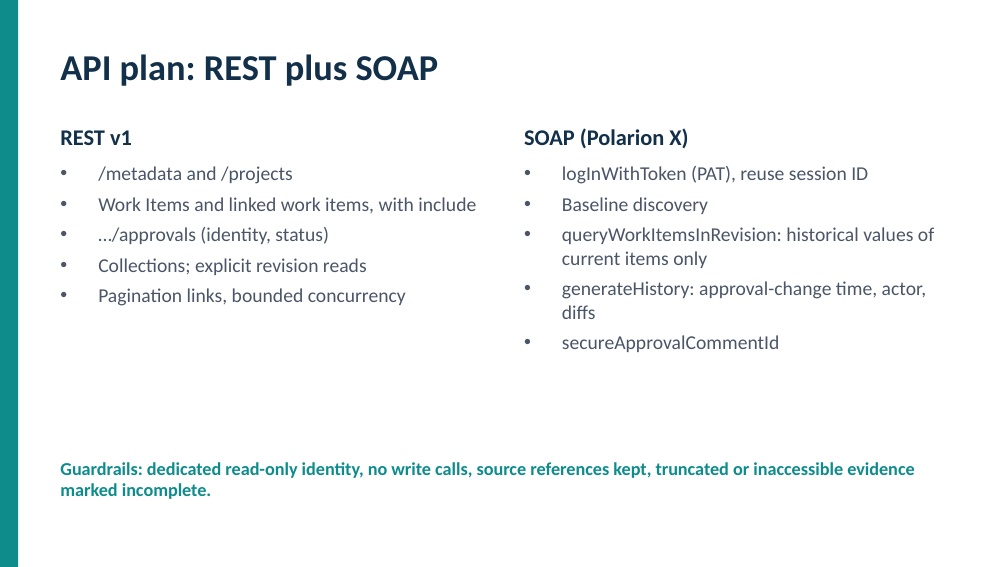
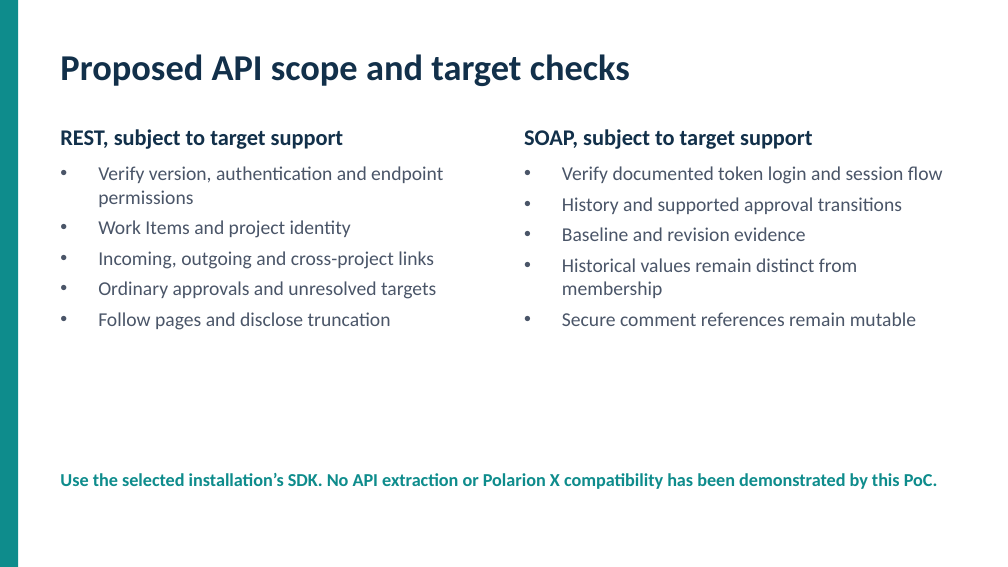
Before and after one commit to SRAC-Project/srac-polarion, a slide deck: slide 6 of presentations/SRAC_Polarion_Integration v3.pptx. Drawn at 1008x567 pixels with LibreOffice and Linux fonts; fonts in the diff are those of the drawing. Boxes give left, top, right and bottom in pixels: in the first picture for what was removed or moved away, otherwise in the second. Text is boxed around its words. In the diff, an @@ line names an element or a change of style, - is before the commit and + after.

Commit message:
Address evidence review with versioned contracts and coherent bundles

```diff
--- a/presentations/SRAC_Polarion_Integration v3.pptx
+++ b/presentations/SRAC_Polarion_Integration v3.pptx
@@ text at (60, 54, 630, 86): text changed @@
-API plan: REST plus SOAP
+Proposed API scope and target checks
@@ text at (60, 129, 344, 149): text changed @@
-REST v1
+REST, subject to target support
@@ text at (524, 129, 813, 149): text changed @@
-SOAP (Polarion X)
+SOAP, subject to target support
@@ text at (98, 166, 443, 330): text changed @@
-• /metadata and /projects
-• Work Items and linked work items, with include
-• …/approvals (identity, status)
-• Collections; explicit revision reads
-• Pagination links, bounded concurrency
+• Verify version, authentication and endpoint permissions
+• Work Items and project identity
+• Incoming, outgoing and cross-project links
+• Ordinary approvals and unresolved targets
+• Follow pages and disclose truncation
@@ text at (562, 166, 943, 326): text changed @@
-• logInWithToken (PAT), reuse session ID
-• Baseline discovery
-• queryWorkItemsInRevision: historical values of current items only
-• generateHistory: approval-change time, actor, diffs
-• secureApprovalCommentId
+• Verify documented token login and session flow
+• History and supported approval transitions
+• Baseline and revision evidence
+• Historical values remain distinct from membership
+• Secure comment references remain mutable
@@ text at (60, 473, 938, 489): text changed @@
-Guardrails: dedicated read-only identity, no write calls, source references kept, truncated or inaccessible evidence marked incomplete.
+Use the selected installation’s SDK. No API extraction or Polarion X compatibility has been demonstrated by this PoC.
```
Also in this commit, not shown: 6 other slides changed, 5 slides added, 5 slides removed, 31 other files.
